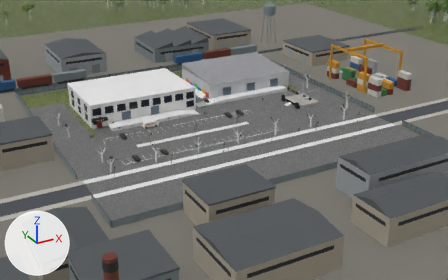
Two versions of the glTF model game/assets/levels/warehouse.gltf, one commit apart.
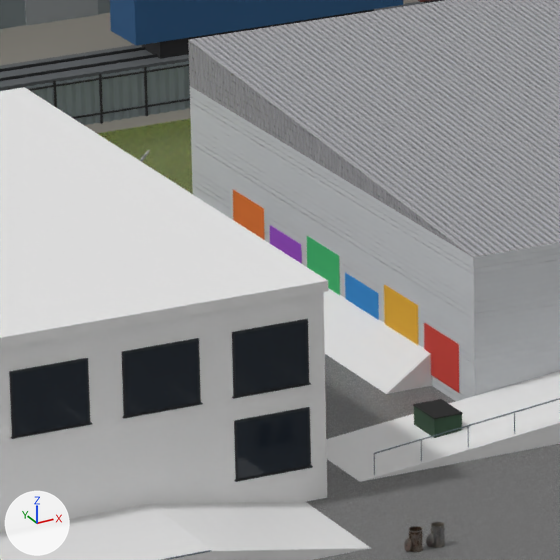
Old and new are each drawn from a camera (50 mm lens) standing at (-105.3, -205.6, 91.1) and looking at (17.8, 18.3, -20.8) and again close up on the part from 36% to 49% of the width and 21% to 41% of the height. The axes (+X, +Y, +Z) are drawn at lower left. The lights are the same throughout. The last two pictures show the newer version. Objects named as collision shapes, trigger or cutter boxes, shadow casters or lower levels of detail are left out. Where no turn or scale is listed for an object, it has been applied to the vertices. Vertices at exactly the same position are counted once.

Names of what the first close-up shows: 'Baked_plaza', 'Baked_world', 'Far', 'Live_-1_0', 'Live_0_0', 'Live_0_1', 'Prop_metal_trash_can_02'.
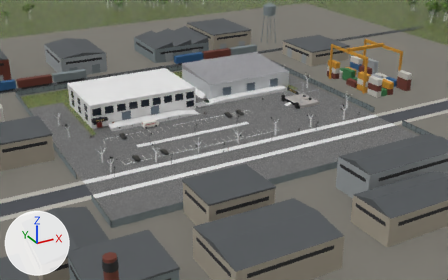
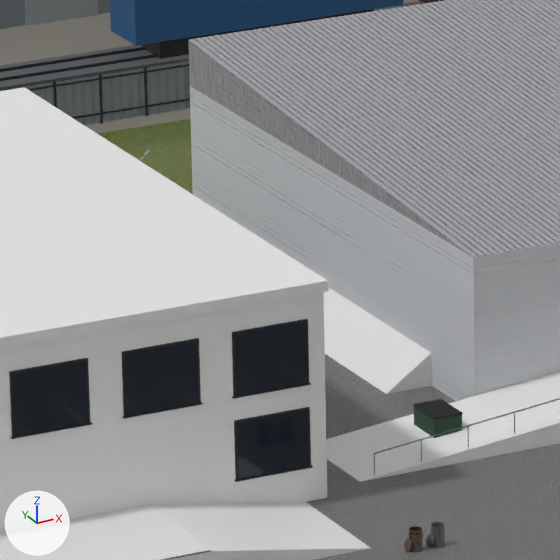
Pixel boxes [x1, y1, x2, y2] of what changed, in the close-ups (560 x 560 px):
'Live_0_0', reshaped
    before: [345, 273, 560, 475]
    after: [374, 398, 560, 475]
'Live_0_1', reshaped (not visible afterwards)
    before: [233, 190, 340, 295]
part 1 of me_live_0_0, rebuilt (not visible afterwards)
    before: [424, 323, 459, 393]
part 2 of me_live_0_0, deleted (orange)
    before: [384, 284, 418, 345]
part 3 of me_live_0_0, deleted (blue)
    before: [345, 273, 379, 320]
part 4 of me_live_0_1, deleted (green)
    before: [307, 236, 340, 295]
part 5 of me_live_0_1, deleted (orange)
    before: [233, 190, 265, 240]
part 6 of me_live_0_1, cut back (purple)
    before: [270, 225, 302, 264]

What the commit changed:
Picture 'graffiti_tags' (img_graffiti_tags) is new.
Picture 'graffiti_beat' (img_graffiti_beat) is new.
Picture 'graffiti_bass' (img_graffiti_bass) is new.
Picture 'graffiti_loud' (img_graffiti_loud) is new.
Picture 'graffiti_echo' (img_graffiti_echo) is new.
Material 'Graffiti_tags' (mat_graffiti_tags) is new.
Uses the picture img_graffiti_tags.
Material 'Graffiti_beat' (mat_graffiti_beat) is new.
Uses the picture img_graffiti_beat.
Material 'Graffiti_bass' (mat_graffiti_bass) is new.
Uses the picture img_graffiti_bass.
Material 'Graffiti_loud' (mat_graffiti_loud) is new.
Uses the picture img_graffiti_loud.
Material 'Graffiti_echo' (mat_graffiti_echo) is new.
Uses the picture img_graffiti_echo.
me_live_0_0 is used by ob_live_0_0; location (15.0, 15.0, 0.0).
me_live_0_0 had 264 vertices, 460 faces and spanned x -15.0..5.0, y -3.8..13.2, z 0.0..4.8.
me_live_0_0 now has 252 vertices, 430 faces and spans x -15.0..5.0, y -3.8..16.8, z 0.0..4.8.
me_live_0_0 part 1: the loose piece of 8 vertices spanning x -5.0, y 2.4..5.6, z 0.5..2.7 is rebuilt with 4 vertices and now spans x -5.0, y 1.3..5.0, z 0.4..2.3, in mat_graffiti_loud.
me_live_0_0 part 2: the loose piece of 8 vertices spanning x -5.0, y 6.2..9.4, z 1.1..3.3 is deleted.
me_live_0_0 part 3: the loose piece of 8 vertices spanning x -5.0, y 10.0..13.2, z 0.5..2.7 is deleted.
Other edits to the shape of me_live_0_0 do not show in these pictures.
me_live_0_0 no longer uses material mat_graffiti0 (red #d9453a).
me_live_0_0 no longer uses material mat_graffiti1 (orange #f2b632).
me_live_0_0 no longer uses material mat_graffiti2 (blue #2f8fd8).
me_live_0_0 gains material mat_graffiti_loud.
me_live_0_0 gains material mat_graffiti_bass.
me_live_0_0 gains material mat_graffiti_echo.
me_live_0_1 is used by ob_live_0_1; location (15.0, 45.0, 0.0).
me_live_0_1 had 642 vertices, 468 faces and spanned x -13.8..14.1, y -16.2..7.7, z -0.2..6.0.
me_live_0_1 no longer uses material mat_graffiti3 (green #3fbf73).
me_live_0_1 no longer uses material mat_graffiti4 (purple #a34fd1).
me_live_0_1 no longer uses material mat_graffiti5 (orange #f07b2f).
me_live_0_1 now has 626 vertices, 436 faces and spans x -13.8..14.1, y -12.4..7.7, z -0.2..6.0.
me_live_0_1 part 4: the loose piece of 8 vertices spanning x -5.0, y -16.2..-13.0, z 1.1..3.3 is deleted.
me_live_0_1 part 5: the loose piece of 8 vertices spanning x -5.0, y -8.6..-5.4, z 1.1..3.3 is deleted.
Part 6, on me_live_0_1:
7 vertices are removed from x -5.0, y -12.4..-9.2, z 0.5..2.7.
12 faces are deleted.
7 vertices are added at x -5.0, y -12.4..-2.6, z 0.5..3.0.
2 new faces join them, mat_graffiti_beat.
2 new faces join them, mat_graffiti_tags.
me_live_0_1 gains material mat_graffiti_beat.
me_live_0_1 gains material mat_graffiti_tags.
